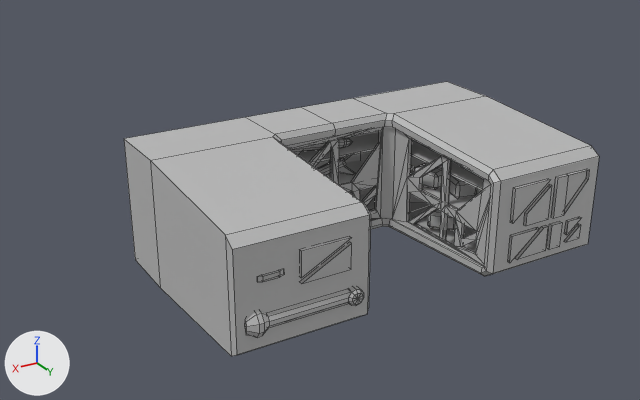
The FBX model Assets/Resources/Meshes/Battlefield/cruiser_pt_2.fbx as it was, and as the next commit left it.
Rendered twice from a 50 mm camera at (2.19, 3.24, 1.68) aimed at (-0.11, -0.59, -0.23). The lights are fixed; the arrows at lower left show +X, +Y and +Z. Mesh edges are drawn as thin lines.

Names of what the first picture shows: 'cruiserpt2'.
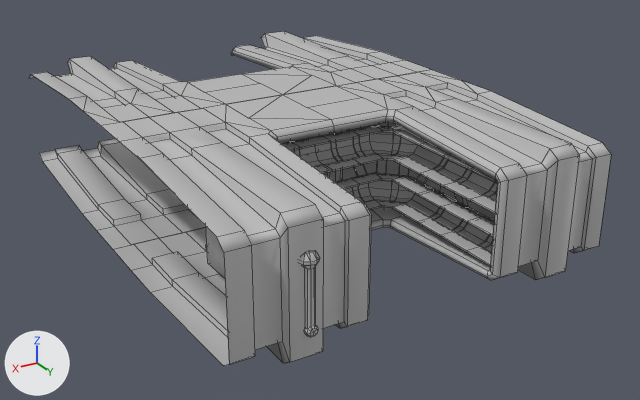
Boxes [x1, y1, x2, y2] around the edits, measured in the pictures (640 x 400 px):
```json
{"object": "cruiserpt2", "change": "reshaped, turned", "before": [124, 82, 599, 356], "after": [29, 31, 611, 366]}
{"part": 1, "of": "me_mesh", "change": "rebuilt", "before": [124, 82, 599, 356], "after": [100, 70, 611, 366], "on screen": "8% wider, 8% taller"}
{"part": 2, "of": "me_mesh", "change": "deleted", "before": [245, 138, 589, 338]}
{"part": 3, "of": "me_mesh", "change": "built on", "before": [286, 127, 490, 266], "after": [29, 31, 497, 337]}
```

The change, as JSON lines over the scene's bpy script:
```json
{"block": "me_mesh", "where": "# used by ob_cruiserpt2; location = (0.0, 0.0, 0.0); rotation_euler = (1.571, 0.0, -1.571), in degrees (90, 0, -90); scale = (0.01, 0.01, 0.01)"}
{"op": "remove", "block": "me_mesh", "code": "me_mesh.from_pydata(...)  # 872 vertices, 1026 faces; spans x -59.0..59.0, y -32.0..32.0, z -95.0..95.0"}
{"op": "add", "block": "me_mesh", "code": "me_mesh.from_pydata(...)  # 1698 vertices, 1344 faces; spans x -100.0..100.0, y -33.0..33.0, z -65.0..220.0"}
{"block": "me_mesh", "change": "me_mesh part 1: the loose piece of 94 vertices spanning x -55.0..59.0, y -32.0..32.0, z -95.0..95.0 is rebuilt with 248 vertices and now spans x -100.0..100.0, y -33.0..33.0, z -62.0..79.0"}
{"block": "me_mesh", "change": "me_mesh part 2: 24 loose pieces with 340 vertices, spanning x -59.0..50.0, y -23.0..26.0, z -91.0..88.0, are deleted"}
{"block": "me_mesh", "change": "me_mesh part 3: 437 vertices removed from x -53.0..57.0, y -26.0..26.0, z -56.0..58.0; 1449 vertices added at x -100.0..100.0, y -33.0..33.0, z -65.0..220.0"}
{"op": "set", "path": "ob_cruiserpt2.rotation_euler", "old": "(1.571, 0.0, -1.571)", "new": "(1.571, 0.0, 0.0)", "note": "degrees (90, 0, -90) -> degrees (90, 0, 0)"}
```
